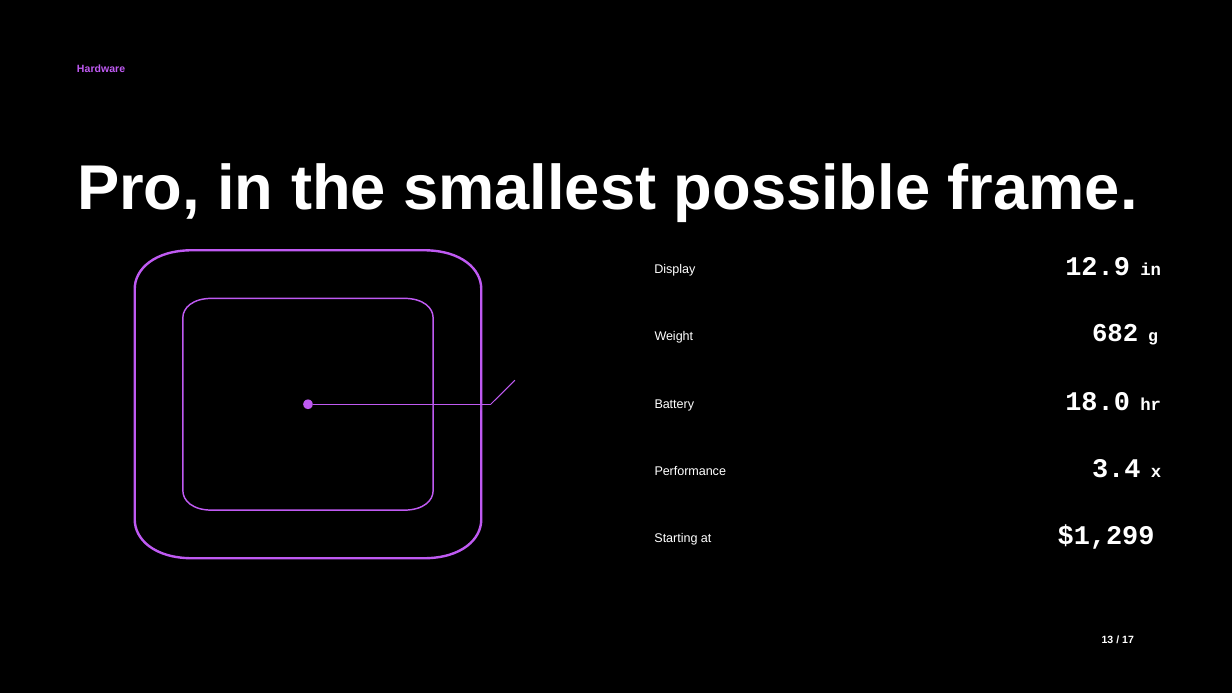
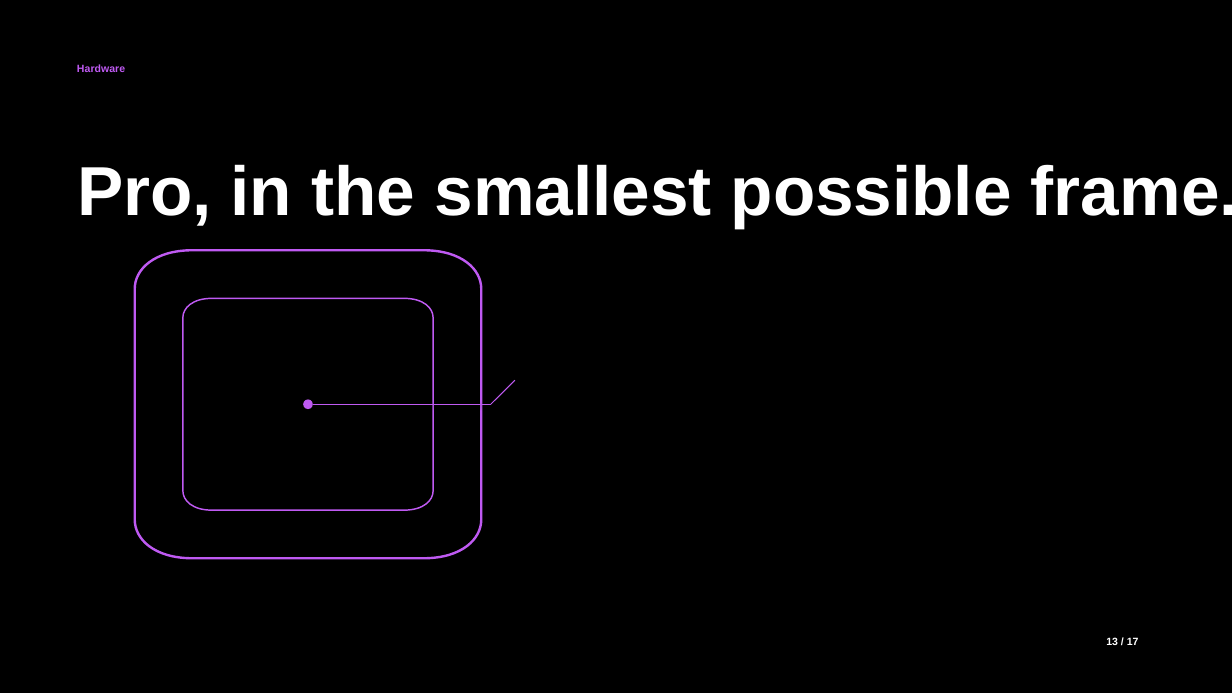
Before and after one commit to vamsiramakrishnan/pixelpitch, a slide deck: slide 10 of _bench/corpus/divergent-deck.pptx. Drawn at 1232x693 pixels with LibreOffice and Linux fonts; fonts in the diff are those of the drawing. Boxes give left, top, right and bottom in pixels: in the first picture for what was removed or moved away, otherwise in the second. Text is boxed around its words. In the diff, an @@ line names an element or a change of style, - is before the commit and + after.

```diff
--- a/_bench/corpus/divergent-deck.pptx
+++ b/_bench/corpus/divergent-deck.pptx
@@ text "Pro, in the smallest possible ..." at bbox=[77, 164, 1232, 228]: size 49.3 to 54 pt @@
@@ text removed at bbox=[654, 264, 695, 276] @@
-Display
@@ text removed at bbox=[1065, 257, 1161, 276] @@
-12.9 in
@@ text removed at bbox=[1092, 324, 1158, 345] @@
-682 g
@@ text removed at bbox=[655, 331, 694, 343] @@
-Weight
@@ text removed at bbox=[655, 399, 695, 411] @@
-Battery
@@ text removed at bbox=[1065, 392, 1161, 411] @@
-18.0 hr
@@ text removed at bbox=[655, 466, 727, 475] @@
-Performance
@@ text removed at bbox=[1092, 459, 1161, 478] @@
-3.4 x
@@ text removed at bbox=[654, 533, 711, 545] @@
-Starting at
@@ text removed at bbox=[1058, 525, 1155, 549] @@
-$1,299
@@ text "13 / 17": place and size @@
-text "13 / 17" at bbox=[1102, 635, 1134, 643]
+text "13 / 17" at bbox=[1106, 637, 1139, 645]
```
Also in this commit, not shown: 47 other slides changed, 1 slide added, 50 other files.
